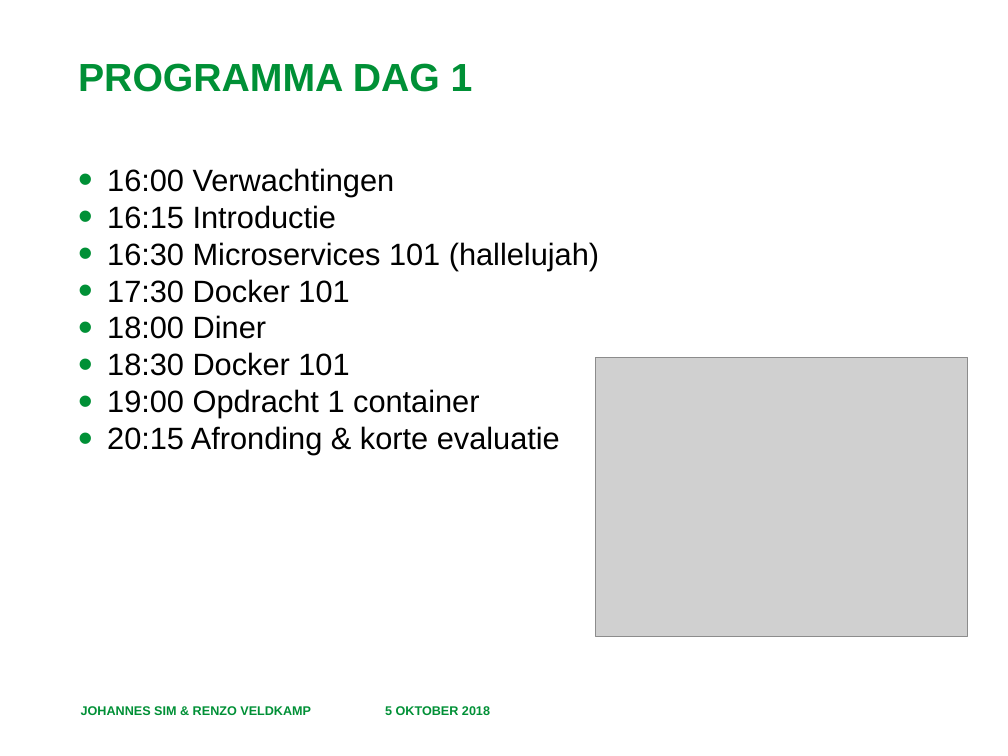
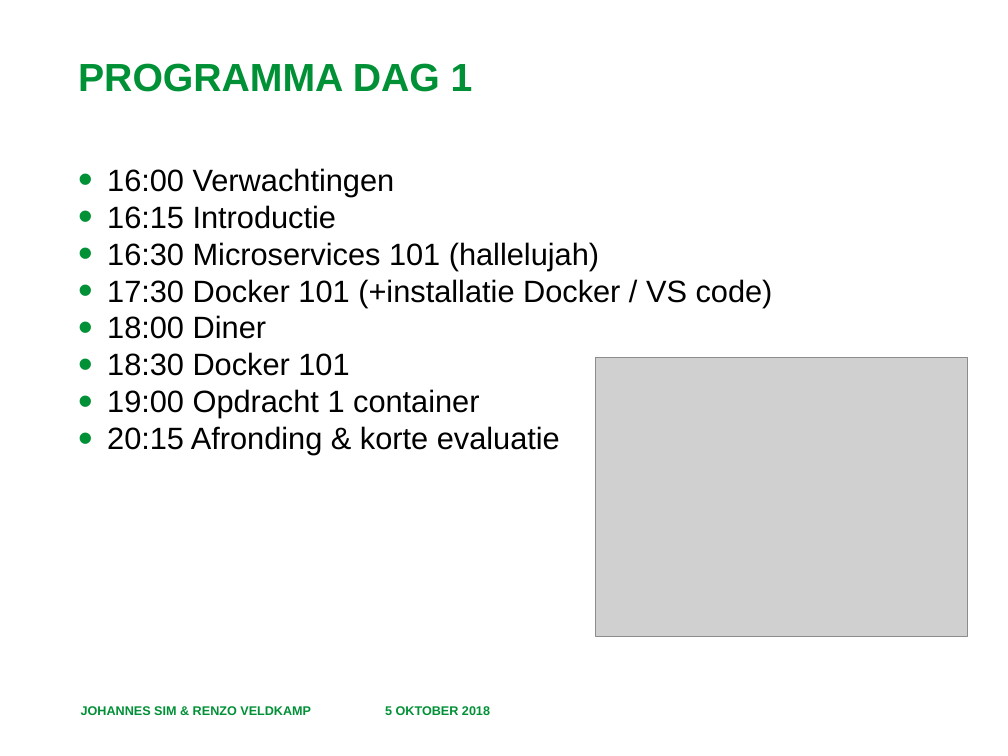
Before and after one commit to RenzoVeldkamp/MicroContainer, a slide deck: slide 3 of Presentatie/Programma en Leerdoelen.pptx (slide 4 before the commit). Drawn at 1008x756 pixels with LibreOffice and Linux fonts; fonts in the diff are those of the drawing; grey boxes stand for pictures; background and template pictures are left out. Boxes give left, top, right and bottom in pixels: in the first picture for what was removed or moved away, otherwise in the second. Text is boxed around its words. In the diff, an @@ line names an element or a change of style, - is before the commit and + after.

```diff
--- a/Presentatie/Programma en Leerdoelen.pptx
+++ b/Presentatie/Programma en Leerdoelen.pptx
@@ text at (107,279,773,307): text changed @@
-• 17:30 Docker 101
+• 17:30 Docker 101 (+installatie Docker / VS code)
```
Also in this commit, not shown: 2 other slides changed, 2 other files.
